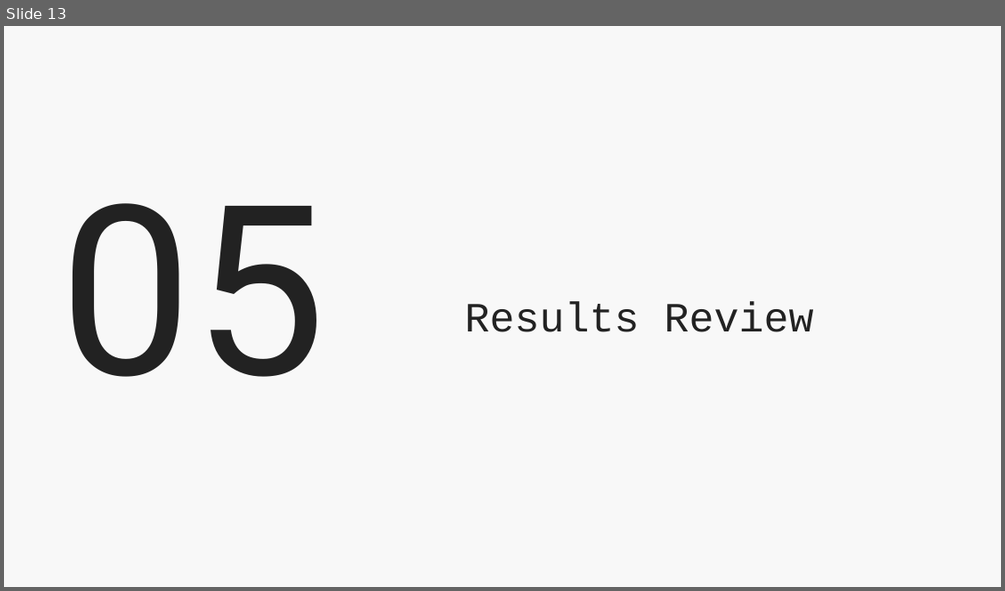
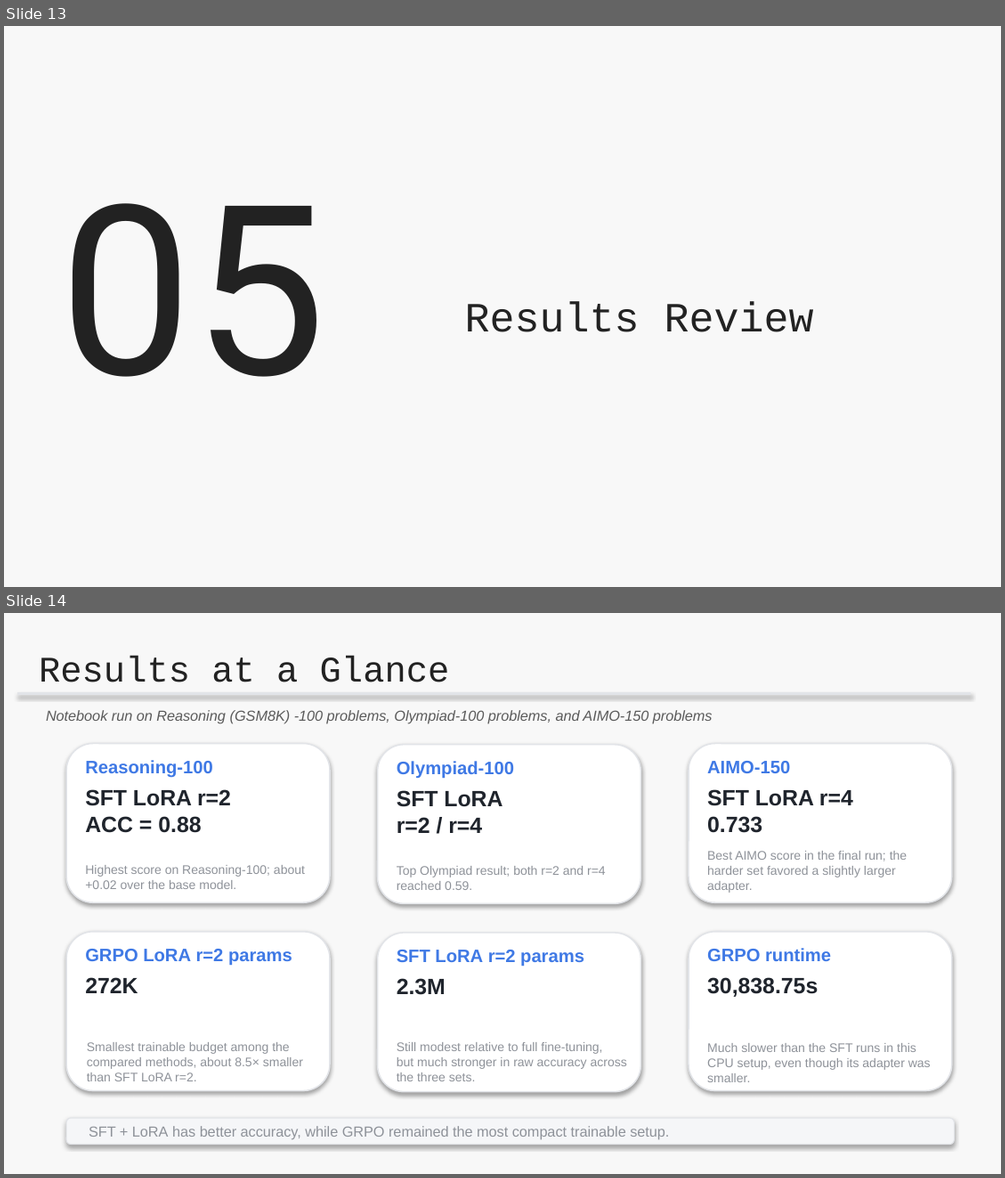
Before and after one commit to Timidalucia/Mini-Research-Problem, a slide deck: MRP - Lusha Zhang 0318.pptx. Shown one above the other, each under a label of ours: slide 13 before the commit, slides 13 and 14 after it. The pictures are 1005x591 and 1005x1178 pixels, drawn with LibreOffice and Linux fonts; fonts in the diff are those of the drawing; background and template pictures are left out. Boxes give left, top, right and bottom in pixels: in the first picture for what was removed or moved away, otherwise in the second. Text is boxed around its words. In the diff, an @@ line names an element or a change of style, - is before the commit and + after.

```diff
--- a/MRP - Lusha Zhang 0318.pptx
+++ b/MRP - Lusha Zhang 0318.pptx
@@ slide 14 added at (4,613,1001,1174), background #F8F8F8 @@
@@ title added at (39,656,450,682), 26 pt, text #222222 @@
+Results at a Glance
@@ rectangle added at (18,693,970,694), fill #E2E4E8, outline #E2E4E8 0.75 pt @@
@@ text added at (46,710,712,724), 10.5 pt, text #5B5B5B, italic @@
+Notebook run on Reasoning (GSM8K) -100 problems, Olympiad-100 problems, and AIMO-150 problems
@@ group added at (67,744,952,904): 9 texts, 3 rounded rectangles @@
+Reasoning-100
+SFT LoRA r=2
+ACC = 0.88
+Highest score on Reasoning-100; about
++0.02 over the base model.
+Olympiad-100
+SFT LoRA
+r=2 / r=4
+Top Olympiad result; both r=2 and r=4
+reached 0.59.
+AIMO-150
+SFT LoRA r=4
+0.733
+Best AIMO score in the final run; the
+harder set favored a slightly larger
+adapter.
@@ group added at (67,932,952,1093): 9 texts, 3 rounded rectangles @@
+GRPO LoRA r=2 params
+272K
+Smallest trainable budget among the
+compared methods, about 8.5× smaller than SFT LoRA r=2.
+SFT LoRA r=2 params
+2.3M
+Still modest relative to full fine-tuning,
+but much stronger in raw accuracy across
+the three sets.
+GRPO runtime
+30,838.75s
+Much slower than the SFT runs in this CPU setup, even though its adapter was
+smaller.
@@ rounded rectangle added at (67,1118,954,1143), fill #F5F6F8, outline #E2E4E8 0.75 pt @@
@@ text added at (89,1126,669,1139), 10.5 pt, text #8E9299 @@
+SFT + LoRA has better accuracy, while GRPO remained the most compact trainable setup.
```
Also in this commit, not shown: 4 slides changed, 7 other slides added.
